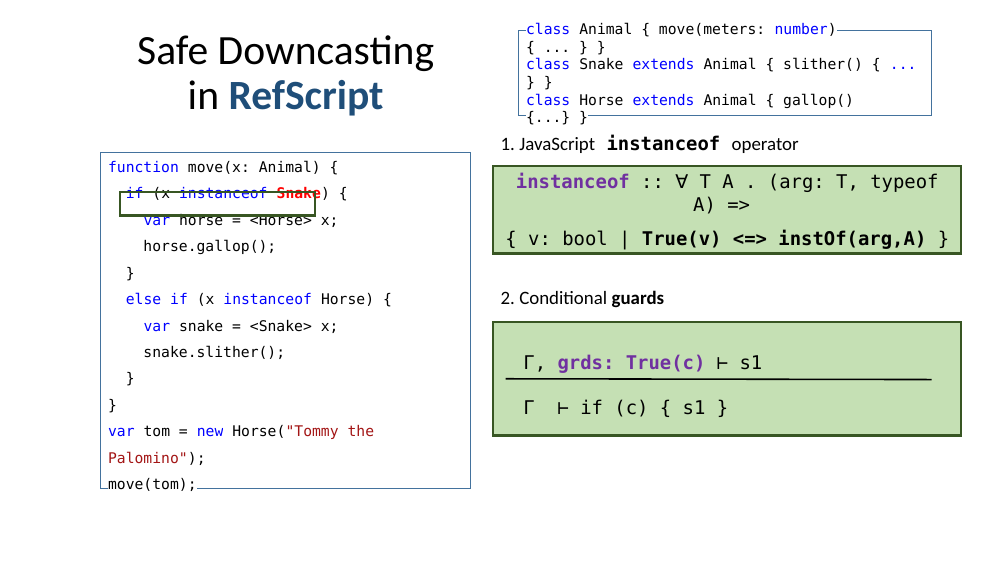
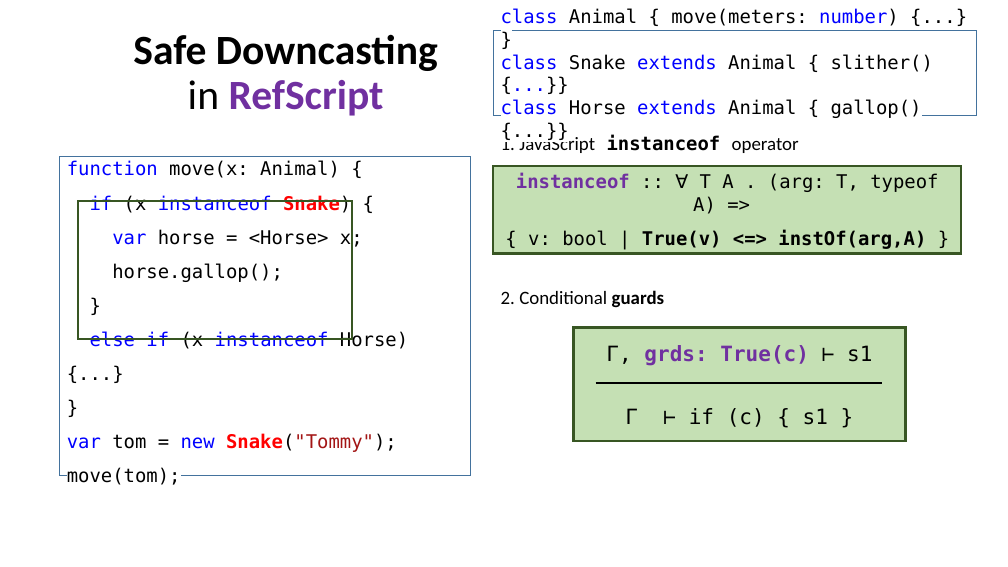
Before and after one commit to UCSD-PL/refscript, a slide deck: slide 10 of doc/talk/RefScript.pptx (slide 6 before the commit). Drawn at 1008x567 pixels with LibreOffice and Linux fonts; fonts in the diff are those of the drawing. Boxes give left, top, right and bottom in pixels: in the first picture for what was removed or moved away, otherwise in the second. Text is boxed around its words. In the diff, an @@ line names an element or a change of style, - is before the commit and + after.

```diff
--- a/doc/talk/RefScript.pptx
+++ b/doc/talk/RefScript.pptx
@@ title "Safe Downcasting in RefScript" at [133, 34, 438, 116]: text colour #1F4E79 to #7030A0 in "RefScript"; bold on in "Safe Downcasting" @@
@@ rectangle "class Animal { move(meters: number) ...": place and size @@
-rectangle "class Animal { move(meters: number) ..." at [519, 31, 932, 116]
+rectangle "class Animal { move(meters: number) ..." at [493, 31, 976, 116]
@@ text in rectangle at [501, 8, 933, 118]: text changed; size 14 to 18 pt @@
-class Animal { move(meters: number) { ... } }
-class Snake extends Animal { slither() { ... } }
-class Horse extends Animal { gallop() {...} }
+class Animal { move(meters: number) {...} }
+class Snake extends Animal { slither() {...}}
+class Horse extends Animal { gallop() {...}}
@@ rectangle "function move(x: Animal) {": place and size @@
-rectangle "function move(x: Animal) {" at [101, 153, 471, 489]
+rectangle "function move(x: Animal) {" at [60, 157, 471, 475]
@@ text in rectangle at [67, 160, 363, 485]: size 14 to 18 pt in "function move(x: Animal) {", "if (x instanceof Snake) {", "var horse = <Horse> x;", "horse.gallop();" and 3 more places @@
@@ rectangle: place and size @@
-rectangle at [119, 192, 315, 216]
+rectangle at [79, 201, 352, 340]
@@ rectangle "Γ, grds: True(c) ⊢ s1": place and size @@
-rectangle "Γ, grds: True(c) ⊢ s1" at [493, 322, 961, 436]
+rectangle "Γ, grds: True(c) ⊢ s1" at [574, 327, 906, 441]
@@ rectangle "Γ, grds: True(c) ⊢ s1" at [574, 327, 906, 441]: size 18 to 20 pt; alignment left to centre; line spacing 1.5 to 1; line spacing 2 to 2.5 @@
@@ text in rectangle at [90, 331, 408, 349]: text changed; size 14 to 18 pt; text colour #000000 to #0000FF @@
-else if (x instanceof Horse) {
-var snake = <Snake> x;
-snake.slither();
+else if (x instanceof Horse) {...}
@@ line moved from (506, 379) - (932, 380) to (596, 383) - (882, 383) @@
@@ text in rectangle at [67, 433, 397, 452]: text changed; size 14 to 18 pt; text colour #A31515 to #000000 @@
-}
-var tom = new Horse("Tommy the Palomino");
+var tom = new Snake("Tommy");
```
Also in this commit, not shown: 11 other slides changed, 29 slides added.
